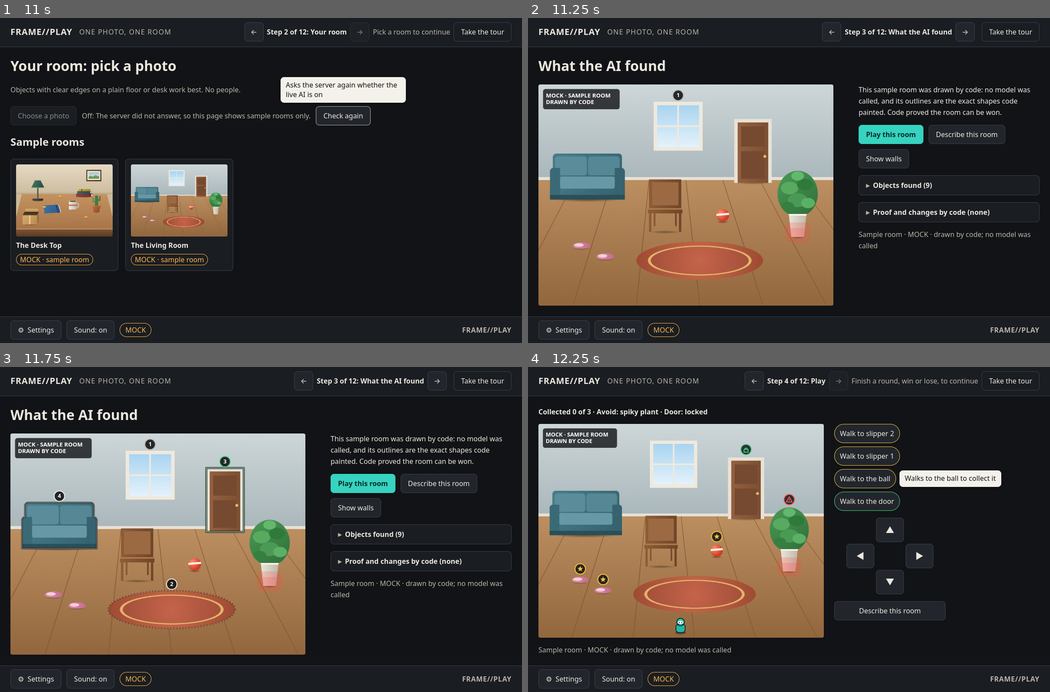
Above: before the commit, frames 1-4 (two rows, left to right).
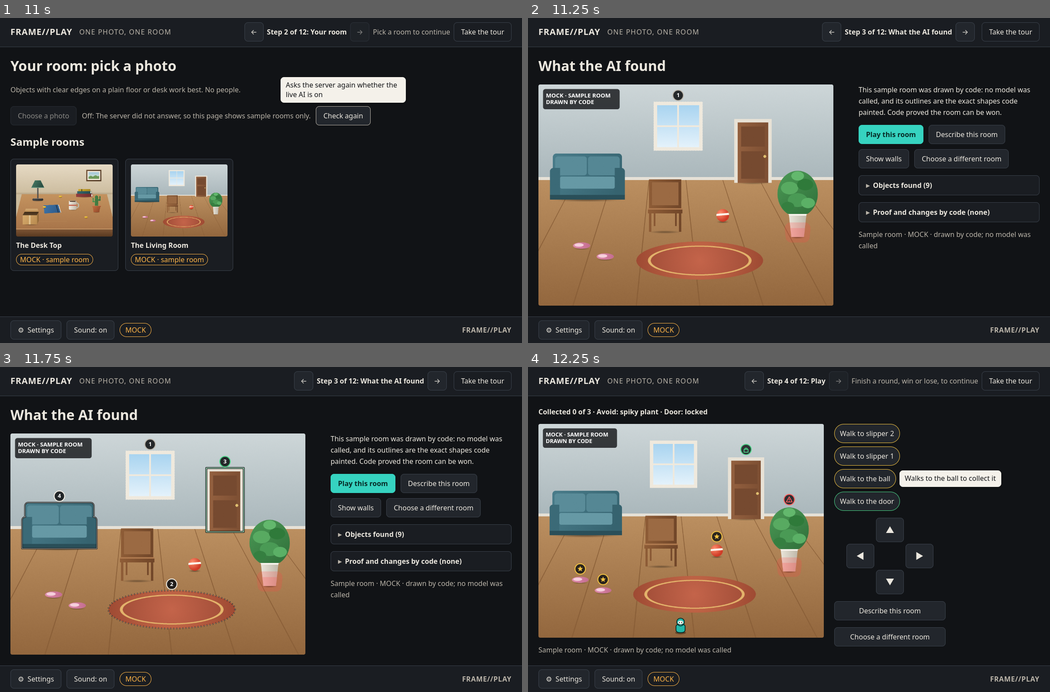
Above: after the commit, the same moments.

Repository: darkAbacus247/frame-play
Game: browser game, page index.html
Two runs of this game, one before a commit and one after it. Both use one fixed random seed, a clock stepped at 60 frames per second and the inputs below.
Inputs (mouse positions are in pixels of both pictures, inside the frame that each line leads up to):
- Up to frame 1 (11 s): click (261, 180) at 0.27 s; click "⚙ Settings" at 1.27 s; tap Shift at 1.52 s; click "Start over from Step 1" at 1.77 s; click "Keep my road" at 2.02 s; tap Escape at 2.27 s; click "Sound: on" at 2.77 s; click "Show outlines while playing On" at 3.52 s; click "Start over from Step 1" at 4.27 s; click "Start over" at 4.77 s; click "Take the tour" at 5.02 s; click "I am 18 or over and I underst…" at 5.77 s; click "Check again" at 6.52 s; click "←" at 7.27 s; click "Skip the tour" at 7.77 s; click "Sound: off" at 8.02 s; click "I am 18 or over and I underst…" at 8.77 s; click "←" at 9.52 s; click "→" at 10.27 s; click "Check again" at 10.77 s
- Up to frame 2 (11.25 s): click "The Living Room MOCK · sample…" at 11.02 s
- Up to frame 3 (11.75 s): no input
- Up to frame 4 (12.25 s): click "Play this room" at 11.77 s

Frame 1 is identical in both runs. In frame 2, 0.2% of the frame differs, in the area x 74-93%, y 40-47%; in frame 3, 0.2%; in frame 4, 0.2%, in the area x 58-80%, y 80-86%.

Commit message:
W4a: a clear way out of a room: Choose a different room (or photo) on every reveal and play step, back to its pick step; a round under way asks first
Co-Authored-By: Claude Opus 5.5 <noreply@anthropic.com>

Diff:
--- a/app.js
+++ b/app.js
@@ -19,7 +19,7 @@
 import { levelFromReply, makeOwnRoom, signature, fineGrid, objectBoxes, keptLevel, standInReplyRefusal, NOT_SAME_WORDS } from './src/own.js';
 import {
   welcomeView, pickView, roomCardView, foundView, revealHeight, compareView, roomSumView, roomGoneView,
-  freeView, ownView, ownResult, closingRooms, closingView, photoInput, OFF_WORDS, markView,
+  freeView, ownView, ownResult, closingRooms, closingView, photoInput, OFF_WORDS, markView, leaveButton, LEAVE_CARD,
 } from './src/screens.js';
 
 const $ = (id) => document.getElementById(id);
@@ -714,8 +714,9 @@
   }
   const { level, rt } = entry.built;
   const { section, pic, info } = foundView({
-    level, summary: entry.summary, fromDevice: entry.fromDevice,
+    level, summary: entry.summary, fromDevice: entry.fromDevice, slot,
     actions: {
+      leave: () => leaveRoom(slot),
       play: () => setRoad(R.startPlay(A.road)),
       describe: (desc, button) => describeSection(desc, level, rt, null, button),
       walls: (on) => { for (const r of A.reveals) r.setWalls(on); },
@@ -757,16 +758,41 @@
     tip: 'Every object, its role, where it is and how far, in words',
     onclick: () => describeSection(desc, level, rt, A.view && A.view.state, describeBtn),
   });
+  // a room on the road (never a replay in Free play) can be left for another
+  const leave = slot >= 0 && A.road.step !== R.FREE_PLAY ? leaveButton(slot, () => leaveRoom(slot)) : null;
   A.view = mountPlay(main, {
     level, rt, picture: entry.picture, audio,
     say: (t) => { say(t); progress(); },
     ui: uiFlags,
-    sideExtras: [describeBtn, desc],
+    sideExtras: leave ? [describeBtn, leave, desc] : [describeBtn, desc],
     // a card (Start over?, welcome back) or the settings drawer holds the round
     paused: () => cardOpen() || A.drawerOpen,
     onEnd: (r) => endOfRound(slot, r, level),
   });
   A.view.focusGame();
+}
+
+// Choose a different room (or photo): back to the step where this room was
+// picked. A round under way is not dropped without asking: a true modal
+// card, Keep playing focused, and Escape never closes it (src/ui.js
+// showCard); the round holds still under it.
+function leaveRoom(slot) {
+  if (A.busy) return;
+  const go = () => setRoad({ ...A.road, step: R.PICK_STEPS[slot] });
+  if (!roundUnderWay()) { go(); return; }
+  showCard($('card'), {
+    title: LEAVE_CARD.title,
+    lines: [LEAVE_CARD.line],
+    primary: { label: LEAVE_CARD.stay, onClick: () => { if (A.view) A.view.focusGame(); } },
+    secondary: [{ label: LEAVE_CARD.leave, onClick: go }],
+  });
+}
+
+// A round started and not over: the explorer has moved, collected or set
+// off on a walk.
+function roundUnderWay() {
+  const s = A.view && A.view.state;
+  return !!s && s.status === 'playing' && (s.travelled > 0 || !!s.auto || (Array.isArray(s.collected) && s.collected.some(Boolean)));
 }
 
 function endOfRound(slot, r, level) {
--- a/src/screens.js
+++ b/src/screens.js
@@ -214,8 +214,22 @@
 
 const changeCount = (n) => (n === 0 ? 'none' : n === 1 ? '1 change' : `${n} changes`);
 
-// actions: { play, describe(desc, button), walls(on), remark (a marked room) }
-export function foundView({ level, summary, fromDevice, actions }) {
+// A clear way out of a room, on its reveal and play steps: back to the step
+// where the room was picked, to pick again. Always a secondary (primaries
+// only move forward), and never a tour target.
+export const LEAVE_WORDS = ['Choose a different room', 'Choose a different room', 'Choose a different photo'];
+export const LEAVE_CARD = { title: 'Leave this room?', line: 'Your round so far is not kept.', leave: 'Leave', stay: 'Keep playing' };
+export function leaveButton(slot, onClick) {
+  return el('button', {
+    type: 'button', class: 'btn', text: LEAVE_WORDS[slot],
+    tip: slot === 2 ? `Back to Step ${PICK_STEPS[slot]}, to choose another photo or continue to the end` : `Back to Step ${PICK_STEPS[slot]}, to pick another room`,
+    onclick: onClick,
+  });
+}
+
+// actions: { play, describe(desc, button), walls(on), remark (a marked room),
+// leave (back to the room's pick step), or null }; slot: the room's slot
+export function foundView({ level, summary, fromDevice, actions, slot = 0 }) {
   const marked = level.origin === 'marked';
   const pic = el('div', { class: 'found-pic' });
   const list = el('ol', { class: 'obj-list' });
@@ -264,6 +278,7 @@
       describeBtn,
       wallsBtn,
       marked && actions.remark ? el('button', { type: 'button', class: 'btn', text: 'Change your marks', tip: 'Back to your boxes, to move, change or remove them', onclick: actions.remark }) : null,
+      actions.leave ? leaveButton(slot, actions.leave) : null,
     ]),
     desc,
     more(`${marked ? 'Objects you marked' : 'Objects found'} (${level.objects.length})`, [
--- a/tests/layout.test.js
+++ b/tests/layout.test.js
@@ -118,7 +118,8 @@
 const centred = (d) => /center/.test(`${d['place-items'] || ''} ${d['align-items'] || ''} ${d['align-content'] || ''} ${d['place-content'] || ''}`);
 
 // header and dock as in the zoom cases above; the side column's height as
-// the sample rooms fill it (three chips, the pad, Describe this room)
+// the sample rooms fill it (three chips, the pad, Describe this room,
+// Choose a different room)
 const HEADER = 61, DOCK = 61, RULE_H = 24, LABEL_H = 24;
 function layPlay(vw, vh, chrome = HEADER + DOCK) {
   const pad = length('var(--pad)', vw, vh);
@@ -135,7 +136,7 @@
   const short = vh <= 640;
   const sideW = sideBeside ? length(cascade('.side', vw, vh).width, vw, vh) : playW;
   const padH = short ? 3 * 44 + 2 * 4 : 3 * 56 + 2 * 4;
-  const sideH = sideBeside ? 3 * 44 + 2 * 8 + 16 + padH + 16 + 44 : padH + 16 + 44;
+  const sideH = sideBeside ? 3 * 44 + 2 * 8 + 16 + padH + 16 + 44 + 16 + 44 : padH + 16 + 44 + 16 + 44;
   const minH = length(play['--stage-min'] || '12rem', vw, vh);
   const room = boardRoom({ playW, spaceH, ruleH: RULE_H, labelH: LABEL_H, rowGap, colGap, sideW, sideH, sideBeside, minH });
   const board = fitSize(Math.max(80, room.w), Math.max(60, room.h), 1024, 768);
@@ -203,6 +204,15 @@
   // the whole height, whichever runs out first
   const wide = layPlay(1880, 2116);
   assert.ok(wide.fit.cssW >= wide.room.w - 1 || wide.fit.cssH >= wide.room.h - 1);
+});
+
+test('play, with Choose a different room in the side column: nothing scrolls at 839x945 and 1259x1418, 100% zoom', () => {
+  for (const [vw, vh] of [[839, 945], [1259, 1418]]) {
+    const L = layPlay(vw, vh);
+    assert.ok(L.sideBeside, `${vw}x${vh}: the side column sits beside the board`);
+    const bottom = Math.max(L.label.bottom, L.side.bottom);
+    assert.ok(bottom <= L.spaceH, `${vw}x${vh}: ${bottom}px of play screen in ${L.spaceH}px of main`);
+  }
 });
 
 test('play: no stretched or centred row can float the board; side and line follow it', () => {
--- /dev/null
+++ b/tests/leave_room.test.js
@@ -0,0 +1,186 @@
+// A clear way out of a room, on the real app.js (tests/apphost.js): every
+// reveal step (3, 6, 10) and play step (4, 7, 11) has a plainly labelled
+// secondary button back to that room's pick step (2, 5, 9); a round under
+// way asks first in a true modal card; the naive walker, who presses only
+// the one emphasized control, walks the road exactly as before.
+import test from 'node:test';
+import assert from 'node:assert/strict';
+import { bootApp, textOf, photoFile } from './apphost.js';
+import { played } from './stub_game.js';
+import { replyFor } from './replies.js';
+import { LEAVE_WORDS, LEAVE_CARD, foundView, leaveButton } from '../src/screens.js';
+import { installFakeDocument } from './fakedom.js';
+import { mockLevel } from './screenset.js';
+
+const DESK = { kind: 'sample', id: 'desk' };
+const LIVING = { kind: 'sample', id: 'living' };
+const roadAt = (step, rooms, finished = [false, false, false]) => ({
+  v: 3, step, reached: step, consent: true, own: null, rooms, finished, best: [null, null, null],
+});
+const AT9 = roadAt(9, [DESK, LIVING, null], [true, true, false]);
+
+async function at(road, opts = {}) {
+  const app = await bootApp({ mode: 'mock', road, ...opts });
+  if (app.cardOpen()) { app.cardPrimary().click(); await app.settle(); }
+  return app;
+}
+
+// your own room read through the live path: Step 10, then Step 11
+async function ownRoom(play = false) {
+  const app = await at(AT9, { mode: 'live', answer: () => replyFor('desk', 'live') });
+  app.choose(photoFile(61));
+  for (let i = 0; i < 200 && app.step() !== 10; i++) await app.settle(2);
+  assert.equal(app.step(), 10, 'read and built');
+  if (play) { app.mainPrimary().click(); await app.settle(); assert.equal(app.step(), 11); }
+  return app;
+}
+
+const leaveOf = (app) => app.$('main').querySelectorAll('button').filter((b) => LEAVE_WORDS.includes(textOf(b)));
+const primaries = (app) => app.$('main').querySelectorAll('[data-primary]').map(textOf);
+const cardButtons = (app) => app.$('card').querySelectorAll('button').map(textOf);
+
+function plainSecondary(app, label) {
+  const found = leaveOf(app);
+  assert.equal(found.length, 1, 'one way out');
+  const b = found[0];
+  assert.equal(textOf(b), label);
+  assert.ok(!b.hasAttribute('data-primary') && !b.classList.contains('primary'), 'a secondary, never the primary');
+  assert.ok(!b.hasAttribute('data-tour'), 'never a tour target');
+  assert.ok(!b.disabled);
+  return b;
+}
+
+const SAMPLE_STEPS = [
+  { step: 3, rooms: [DESK, null, null], back: 2 },
+  { step: 4, rooms: [DESK, null, null], back: 2 },
+  { step: 6, rooms: [DESK, LIVING, null], back: 5, finished: [true, false, false] },
+  { step: 7, rooms: [DESK, LIVING, null], back: 5, finished: [true, false, false] },
+];
+
+for (const s of SAMPLE_STEPS) {
+  test(`Step ${s.step}: Choose a different room, a plain secondary, goes back to Step ${s.back} to pick again`, async () => {
+    const app = await at(roadAt(s.step, s.rooms, s.finished));
+    assert.equal(app.step(), s.step);
+    plainSecondary(app, 'Choose a different room').click();
+    await app.settle();
+    assert.ok(!app.cardOpen(), 'no round under way: nothing to ask');
+    assert.equal(app.step(), s.back);
+    assert.equal(app.savedRoad().step, s.back);
+    assert.ok(app.$('main').querySelectorAll('.room-card').length >= 2, 'the room cards, to pick again');
+    // the room on the road stays until another is picked
+    assert.deepEqual(app.savedRoad().rooms, s.rooms);
+  });
+}
+
+for (const play of [false, true]) {
+  test(`Step ${play ? 11 : 10}: your own room offers Choose a different photo, back to Step 9`, async () => {
+    const app = await ownRoom(play);
+    plainSecondary(app, 'Choose a different photo').click();
+    await app.settle();
+    assert.equal(app.step(), 9);
+    assert.ok(app.button('Choose a photo'), 'the picker, to choose again');
+  });
+}
+
+test('on a reveal the one primary is still Play this room, and the way out sits in its row of buttons', async () => {
+  const app = await at(roadAt(3, [DESK, null, null]));
+  assert.deepEqual(primaries(app), ['Play this room']);
+  const row = app.$('main').querySelector('.found-info .actions');
+  assert.ok(row.contains(leaveOf(app)[0]));
+});
+
+test('a round under way asks first: a true modal card, Keep playing focused, Escape never closes it', async () => {
+  const app = await at(roadAt(4, [DESK, null, null]));
+  played.view.state = { status: 'playing', travelled: 140, auto: null, collected: [true, false] };
+  const before = played.view.focused;
+  plainSecondary(app, 'Choose a different room').click();
+  await app.settle(3);
+  assert.ok(app.cardOpen(), 'the card asks');
+  assert.equal(`${LEAVE_CARD.title} ${LEAVE_CARD.line}`, 'Leave this room? Your round so far is not kept.');
+  assert.ok(textOf(app.$('card')).startsWith('Leave this room? Your round so far is not kept.'));
+  assert.deepEqual(cardButtons(app).sort(), ['Keep playing', 'Leave']);
+  assert.equal(textOf(app.doc.activeElement), 'Keep playing', 'Keep playing has the focus');
+  assert.equal(textOf(app.cardPrimary()), 'Keep playing', 'staying is the default; leaving is never emphasized');
+  app.doc.pressKey('Escape');
+  app.doc.pressKey('Escape');
+  assert.ok(app.cardOpen(), 'Escape twice: still open');
+  assert.equal(app.step(), 4);
+  // the round holds still under the card
+  assert.equal(played.last.paused(), true);
+  app.cardPrimary().click();
+  await app.settle();
+  assert.ok(!app.cardOpen());
+  assert.equal(app.step(), 4, 'Keep playing keeps the round');
+  assert.equal(played.view.focused, before + 1, 'and gives the board its focus back');
+  plainSecondary(app, 'Choose a different room').click();
+  await app.settle(3);
+  app.$('card').querySelectorAll('button').find((b) => textOf(b) === 'Leave').click();
+  await app.settle();
+  assert.ok(!app.cardOpen());
+  assert.equal(app.step(), 2, 'Leave goes back to pick');
+});
+
+test('a round not started, or already over, is left without asking', async () => {
+  for (const state of [{ status: 'playing', travelled: 0, auto: null, collected: [false] }, { status: 'won', travelled: 900, auto: null, collected: [true] }]) {
+    const app = await at(roadAt(7, [DESK, LIVING, null], [true, false, false]));
+    played.view.state = state;
+    plainSecondary(app, 'Choose a different room').click();
+    await app.settle();
+    assert.ok(!app.cardOpen(), state.status);
+    assert.equal(app.step(), 5);
+  }
+});
+
+test('a walk set off counts as a round under way', async () => {
+  const app = await at(roadAt(4, [DESK, null, null]));
+  played.view.state = { status: 'playing', travelled: 0, auto: { points: [[1, 1]], i: 0, k: 0 }, collected: [false] };
+  plainSecondary(app, 'Choose a different room').click();
+  await app.settle(3);
+  assert.ok(app.cardOpen());
+});
+
+test('Free play has no way out of the road: its own end card picks another room', async () => {
+  const app = await at({ ...roadAt(12, [DESK, LIVING, null], [true, true, false]), own: 'skipped' });
+  app.button('Play again: The Desk Top').click();
+  await app.settle();
+  assert.equal(app.step(), 13);
+  assert.deepEqual(leaveOf(app), []);
+});
+
+// The naive walker presses only the one emphasized control: the main
+// area's primary, the card's primary, a room card on a pick step, and the
+// board's end of round. The road it walks is the road it walked before.
+test('the naive walker is unchanged: it never meets the way out as the emphasized control', async () => {
+  const app = await bootApp({ mode: 'mock' });
+  const seen = [];
+  for (let i = 0; i < 60 && app.step() !== 12; i++) {
+    const step = app.step();
+    if (seen[seen.length - 1] !== step) seen.push(step);
+    for (const b of leaveOf(app)) {
+      assert.ok(!b.hasAttribute('data-primary') && !b.hasAttribute('data-tour'), `Step ${step}`);
+    }
+    if (app.cardOpen()) app.cardPrimary().click();
+    else if (app.mainPrimary()) app.mainPrimary().click();
+    else if (app.$('main').querySelector('.room-card:not([disabled])')) app.$('main').querySelector('.room-card:not([disabled])').click();
+    else if (app.$('main').querySelector('.game')) played.last.onEnd({ status: 'won', ratio: 1, words: { title: 'Room cleared!', body: 'You took the shortest route.' } });
+    await app.settle(3);
+  }
+  assert.deepEqual([...seen, app.step()], [1, 2, 3, 4, 5, 6, 7, 8, 9, 12]);
+});
+
+test('foundView: the way out only when the page hands one in, by slot', () => {
+  installFakeDocument();
+  const noop = () => {};
+  const level = mockLevel('desk');
+  const without = foundView({ level, summary: null, fromDevice: false, actions: { play: noop, describe: noop, walls: noop } });
+  assert.ok(!without.section.querySelectorAll('button').some((b) => LEAVE_WORDS.includes(textOf(b))));
+  let pressed = 0;
+  const own = foundView({ level, summary: null, fromDevice: false, slot: 2, actions: { play: noop, describe: noop, walls: noop, leave: () => pressed++ } });
+  const b = own.section.querySelectorAll('button').find((x) => textOf(x) === 'Choose a different photo');
+  b.click();
+  assert.equal(pressed, 1);
+  assert.equal(textOf(leaveButton(0, noop)), 'Choose a different room');
+  assert.equal(textOf(leaveButton(1, noop)), 'Choose a different room');
+  assert.match(leaveButton(1, noop).dataset.tip, /^Back to Step 5,/);
+  assert.match(leaveButton(2, noop).dataset.tip, /^Back to Step 9,/);
+});
--- a/tests/screenset.js
+++ b/tests/screenset.js
@@ -98,7 +98,7 @@
     ? [{ ...liveRead(), fromDevice: true, step: R.OWN_STEP + 1 }]
     : [{ level: mockLevel('desk'), step: 3 }, { level: mockLevel('living'), step: 6 }];
   for (const f of found) {
-    const v = V.foundView({ level: f.level, summary: f.summary || null, fromDevice: !!f.fromDevice, actions: { play: noop, describe: noop, walls: noop } });
+    const v = V.foundView({ level: f.level, summary: f.summary || null, fromDevice: !!f.fromDevice, slot: R.slotOf(f.step), actions: { play: noop, describe: noop, walls: noop, leave: noop } });
     out.push({ name: `What the AI found (${f.level.title})`, step: f.step, section: v.section, reveal: { v, level: f.level } });
   }
   const cmp = V.compareView({ primaryLabel: R.primaryLabel({ step: 8 }), onContinue: noop });
@@ -131,7 +131,7 @@
   }
   {
     const level = markedLevel();
-    const v = V.foundView({ level, summary: null, fromDevice: true, actions: { play: noop, describe: noop, walls: noop, remark: noop } });
+    const v = V.foundView({ level, summary: null, fromDevice: true, slot: 2, actions: { play: noop, describe: noop, walls: noop, remark: noop, leave: noop } });
     out.push({ name: 'Your room, from your marks', step: R.OWN_STEP + 1, section: v.section, road: { rooms: ownRooms({ kind: 'marked', sha256: SHA, made: true }), finished: [true, true, false] }, reveal: { v, level } });
   }
   const own = mode !== 'mock';
--- a/tests/stub_game.js
+++ b/tests/stub_game.js
@@ -1,16 +1,22 @@
 // The play screen and the reveal, stood in for when tests/apphost.js boots
 // app.js in Node: no canvas, no frames. The last round's options are kept
-// so a test can end a round the way the real board would.
+// so a test can end a round the way the real board would, and the last
+// view, so a test can set the round's state. The side column's extras are
+// placed as the real board places them.
 import { el } from '../src/ui.js';
 
-export const played = { last: null };
+export const played = { last: null, view: null };
 
 export function mountReveal() {
   return { setWalls() {}, redraw() {}, destroy() {} };
 }
 
 export function mountPlay(root, opts) {
-  root.replaceChildren(el('div', { class: 'game' }));
+  root.replaceChildren(el('div', { class: 'play' }, [
+    el('div', { class: 'game' }),
+    el('div', { class: 'side' }, opts.sideExtras || []),
+  ]));
   played.last = opts;
-  return { state: null, focusGame() {}, walkTo() {}, restart() {}, destroy() {} };
+  played.view = { state: null, focused: 0, focusGame() { this.focused++; }, walkTo() {}, restart() {}, destroy() {} };
+  return played.view;
 }
